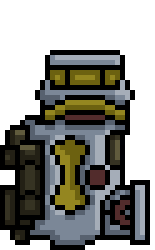
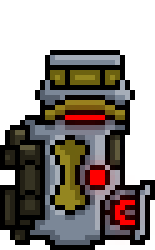
Layers edited between the first and the second (155, 250) image:
renamed "glowPiston" to "pistonGlow", showed it, painted on it over 90, 175, 155, 250
showed "secondGlow" over 70, 150, 130, 210
showed "glow" over 50, 95, 120, 140
painted on "piston" over 130, 180, 155, 245
painted on "body" over 45, 235, 105, 250
